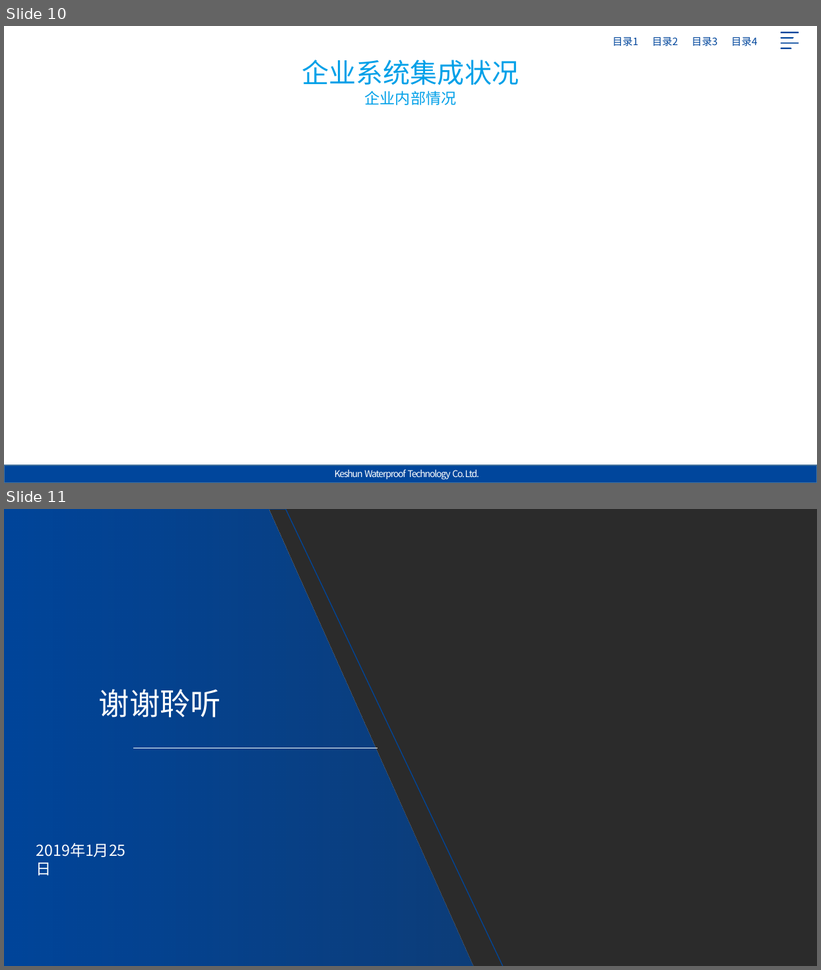
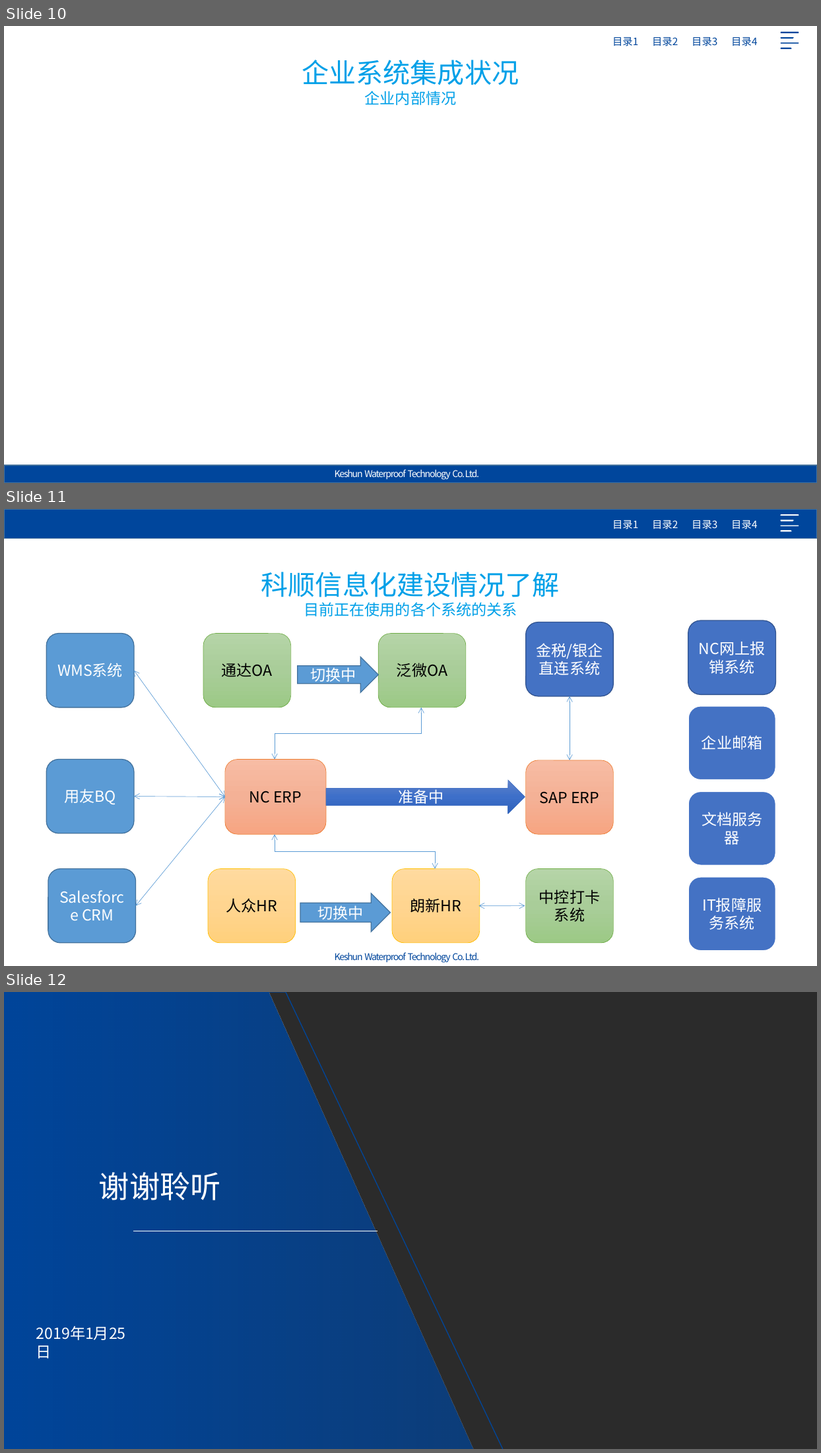
Before and after one commit to Jack-liangqihua/ABAP_CODER, a slide deck: 项目管理/01 准备阶段/系统集成方案的对比/SAP与外围系统集成.pptx. Shown one above the other, each under a label of ours: slides 10 and 11 before the commit, slides 10, 11 and 12 after it. The pictures are 821x970 and 821x1453 pixels, drawn with LibreOffice and Linux fonts; fonts in the diff are those of the drawing; background and template pictures are left out; a plain dark background stands for a picture behind light text. Boxes give left, top, right and bottom in pixels: in the first picture for what was removed or moved away, otherwise in the second. Text is boxed around its words. In the diff, an @@ line names an element or a change of style, - is before the commit and + after.

```diff
--- a/项目管理/01 准备阶段/系统集成方案的对比/SAP与外围系统集成.pptx
+++ b/项目管理/01 准备阶段/系统集成方案的对比/SAP与外围系统集成.pptx
@@ slide 11 added at <box>4,509,817,966</box>, background picture (left out); not listed: 1 template element that a slide beside it also shows @@
@@ rectangle added at <box>4,509,817,538</box>, fill #00469C, outline #43739E 1 pt @@
@@ text added at <box>613,520,757,529</box>, 12 pt, text #FFFFFF @@
+目录1 目录2 目录3 目录4
@@ freeform shape added at <box>781,514,799,532</box>, fill #FFFFFF @@
@@ text added at <box>261,572,560,617</box>, 18 pt, text gradient #00A0E8 to #00469C @@
+科顺信息化建设情况了解
+目前正在使用的各个系统的关系
@@ rounded rectangle added at <box>526,623,614,697</box>, fill #4472C4, outline #325491 1 pt, 18 pt, text #FFFFFF @@
+金税/银企直连系统
@@ rounded rectangle added at <box>688,621,776,695</box>, fill #4472C4, outline #325491 1 pt, 18 pt, text #FFFFFF @@
+NC网上报销系统
@@ rounded rectangle added at <box>47,634,135,708</box>, fill #5B9BD5, outline #43739E 1 pt, 18 pt, text #FFFFFF @@
+WMS系统
@@ rounded rectangle added at <box>203,634,291,708</box>, fill gradient #B5D5A7 to #AACE9A to #9CC987, outline #70AD47 0.5 pt, 18 pt, text #000000 @@
+通达OA
@@ rounded rectangle added at <box>378,634,467,708</box>, fill gradient #B5D5A7 to #AACE9A to #9CC987, outline #70AD47 0.5 pt, 18 pt, text #000000 @@
+泛微OA
@@ right arrow added at <box>298,657,378,692</box>, fill #5B9BD5, outline #43739E 1 pt, 18 pt, text #FFFFFF @@
+切换中
@@ double arrow added from (134, 671) to (225, 797), #5B9BD5 0.5 pt @@
@@ double arrow added from (570, 696) to (570, 760), #5B9BD5 0.5 pt @@
@@ rounded rectangle added at <box>688,706,776,780</box>, fill #4472C4, outline #FFFFFF 1.5 pt, 18 pt, text #FFFFFF @@
+企业邮箱
@@ elbow double arrow added from (275, 760) to (421, 708), #5B9BD5 0.5 pt @@
@@ rounded rectangle added at <box>47,760,135,834</box>, fill #5B9BD5, outline #43739E 1 pt, 18 pt, text #FFFFFF @@
+用友BQ
@@ rounded rectangle added at <box>225,760,326,835</box>, fill gradient #F7BDA5 to #F5B196 to #F8A582, outline #ED7D31 0.5 pt, 18 pt, text #000000 @@
+NC ERP
@@ rounded rectangle added at <box>526,760,614,835</box>, fill gradient #F7BDA5 to #F5B196 to #F8A582, outline #ED7D31 0.5 pt, 18 pt, text #000000 @@
+SAP ERP
@@ right arrow added at <box>326,780,525,814</box>, fill gradient #6183CB to #3E70CA to #3062BB, outline #4472C4 0.5 pt, 18 pt, text #FFFFFF @@
+准备中
@@ double arrow added from (134, 797) to (225, 797), #5B9BD5 0.5 pt @@
@@ double arrow added from (136, 906) to (225, 797), #5B9BD5 0.5 pt @@
@@ rounded rectangle added at <box>688,791,776,866</box>, fill #4472C4, outline #FFFFFF 1.5 pt, 18 pt, text #FFFFFF @@
+文档服务器
@@ elbow double arrow added from (275, 835) to (435, 869), #5B9BD5 0.5 pt @@
@@ rounded rectangle added at <box>48,869,136,943</box>, fill #5B9BD5, outline #43739E 1 pt, 18 pt, text #FFFFFF @@
+Salesforce CRM
@@ rounded rectangle added at <box>208,869,296,943</box>, fill gradient #FFDB9E to #FFD590 to #FFD07C, outline #FFC000 0.5 pt, 18 pt, text #000000 @@
+人众HR
@@ rounded rectangle added at <box>392,869,480,943</box>, fill gradient #FFDB9E to #FFD590 to #FFD07C, outline #FFC000 0.5 pt, 18 pt, text #000000 @@
+朗新HR
@@ rounded rectangle added at <box>526,869,614,943</box>, fill gradient #B5D5A7 to #AACE9A to #9CC987, outline #70AD47 0.5 pt, 18 pt, text #000000 @@
+中控打卡系统
@@ rounded rectangle added at <box>688,877,776,952</box>, fill #4472C4, outline #FFFFFF 1.5 pt, 18 pt, text #FFFFFF @@
+IT报障服务系统
@@ right arrow added at <box>300,894,391,932</box>, fill #5B9BD5, outline #43739E 1 pt, 18 pt, text #FFFFFF @@
+切换中
@@ double arrow added from (479, 906) to (525, 906), #5B9BD5 0.5 pt @@
@@ what was slide 11 is now slide 12 @@
```
Also in this commit, not shown: 1 slide changed.
